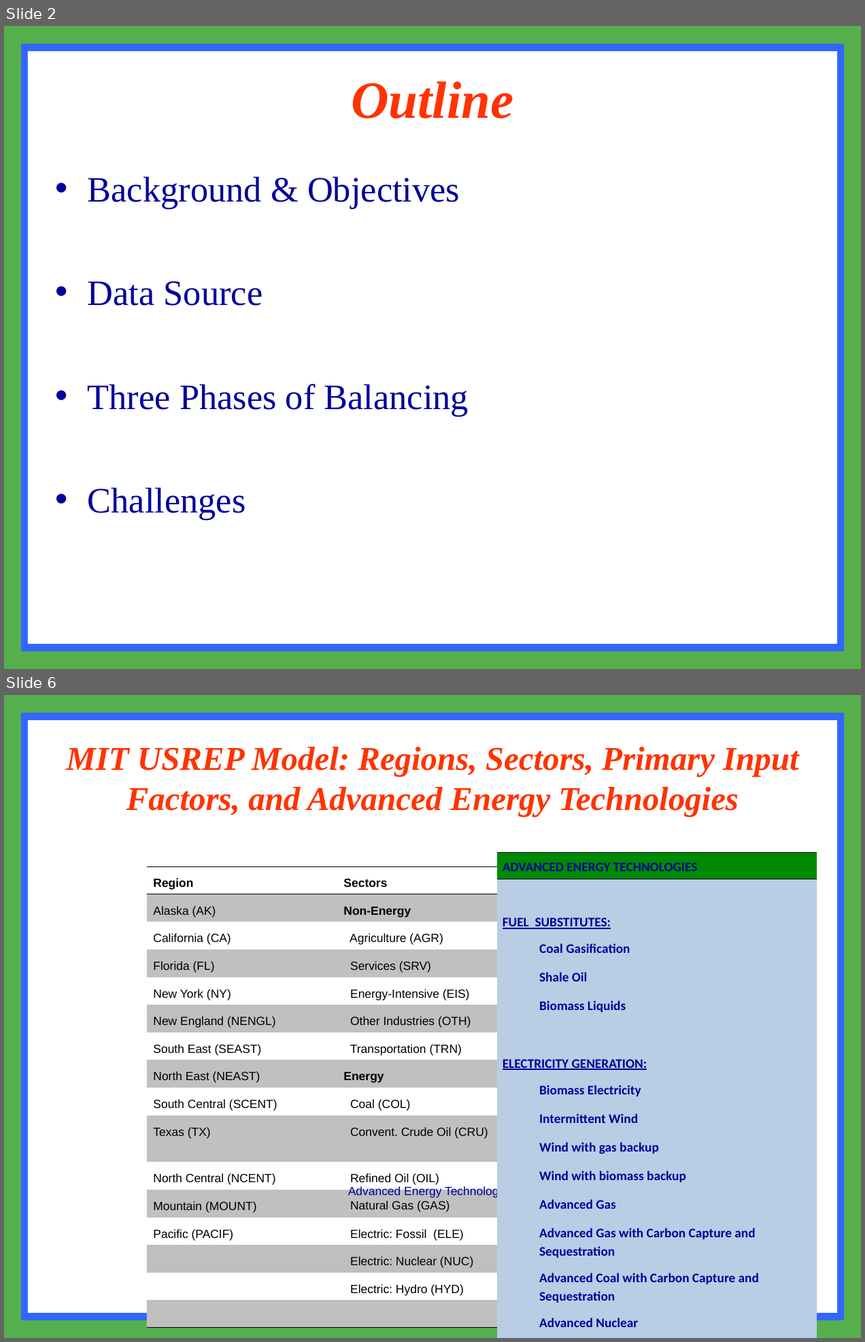
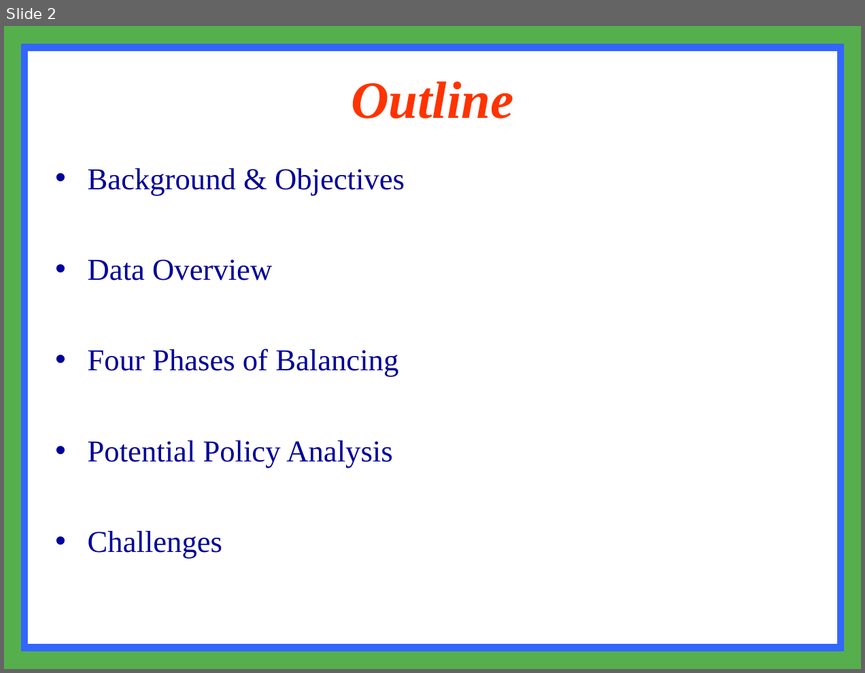
Before and after one commit to zhangda1021/data, a slide deck: data preparation.ppt. Shown one above the other, each under a label of ours: slides 2 and 6 before the commit, slide 2 after it; the slides between them are not shown. The pictures are 865x1342 and 865x673 pixels, drawn with LibreOffice and Linux fonts; fonts in the diff are those of the drawing. Boxes give left, top, right and bottom in pixels: in the first picture for what was removed or moved away, otherwise in the second. Text is boxed around its words. In the diff, an @@ line names an element or a change of style, - is before the commit and + after.

```diff
--- a/data preparation.ppt
+++ b/data preparation.ppt
@@ slide 6 removed at bbox=[4, 695, 861, 1338], background #FFFFFF; not listed: 2 template elements that a slide beside it also shows @@
@@ title removed at bbox=[66, 747, 799, 817] @@
-MIT USREP Model: Regions, Sectors, Primary Input Factors, and Advanced Energy Technologies
@@ table removed at bbox=[496, 852, 817, 1329], 16 rows, 2 columns @@
-ADVANCED ENERGY TECHNOLOGIES | 
- | 
-FUEL SUBSTITUTES: | 
- | Coal Gasification
- | Shale Oil
- | Biomass Liquids
- | 
-ELECTRICITY GENERATION: | 
- | Biomass Electricity
- | Intermittent Wind
- | Wind with gas backup
- | Wind with biomass backup
- | Advanced Gas
- | Advanced Gas with Carbon Capture and Sequestration
- | Advanced Coal with Carbon Capture and Sequestration
- | Advanced Nuclear
@@ table removed at bbox=[147, 866, 719, 1298], 16 rows, 3 columns @@
-Region | Sectors | Primary Input Factors
-Alaska (AK) | Non-Energy | Capital
-California (CA) | Agriculture (AGR) | Labor
-Florida (FL) | Services (SRV) | Land
-New York (NY) | Energy-Intensive (EIS) | Crude Oil
-New England (NENGL) | Other Industries (OTH) | Shale Oil
-South East (SEAST) | Transportation (TRN) | Natural Gas
-North East (NEAST) | Energy | Coal
-South Central (SCENT) | Coal (COL) | Nuclear
-Texas (TX) | Convent. Crude Oil (CRU) | Hydro
-North Central (NCENT) | Refined Oil (OIL) | Wind
-Mountain (MOUNT) | Natural Gas (GAS) | 
-Pacific (PACIF) | Electric: Fossil (ELE) | 
- | Electric: Nuclear (NUC) | 
- | Electric: Hydro (HYD) | 
- |  | 
@@ text removed at bbox=[348, 1186, 514, 1198] @@
-Advanced Energy Technologies
@@ slide 2 changed as well @@
@@ text "Background & Objectives": place and size @@
-text "Background & Objectives" at bbox=[88, 176, 469, 520]
+text "Background & Objectives" at bbox=[88, 168, 405, 558]
@@ text at bbox=[88, 168, 405, 558]: size 30 to 25.5 pt in "Background & Objectives", "Challenges" @@
@@ text at bbox=[88, 259, 398, 467]: text changed; size 30 to 25.5 pt @@
-• Data Source
-• Three Phases of Balancing
+• Data Overview
+• Four Phases of Balancing
+• Potential Policy Analysis
```
Also in this commit, not shown: 2 other slides changed, 9 slides added, 19 other slides removed, 4 other files.
